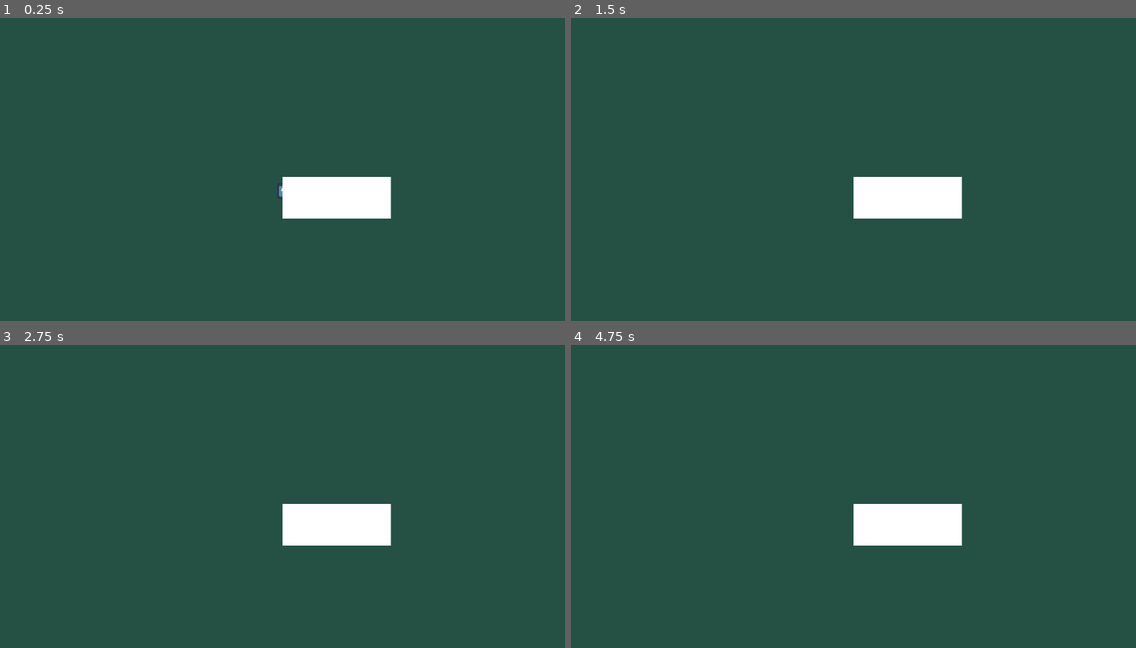
Above: before the commit, frames 1-4 (two rows, left to right).
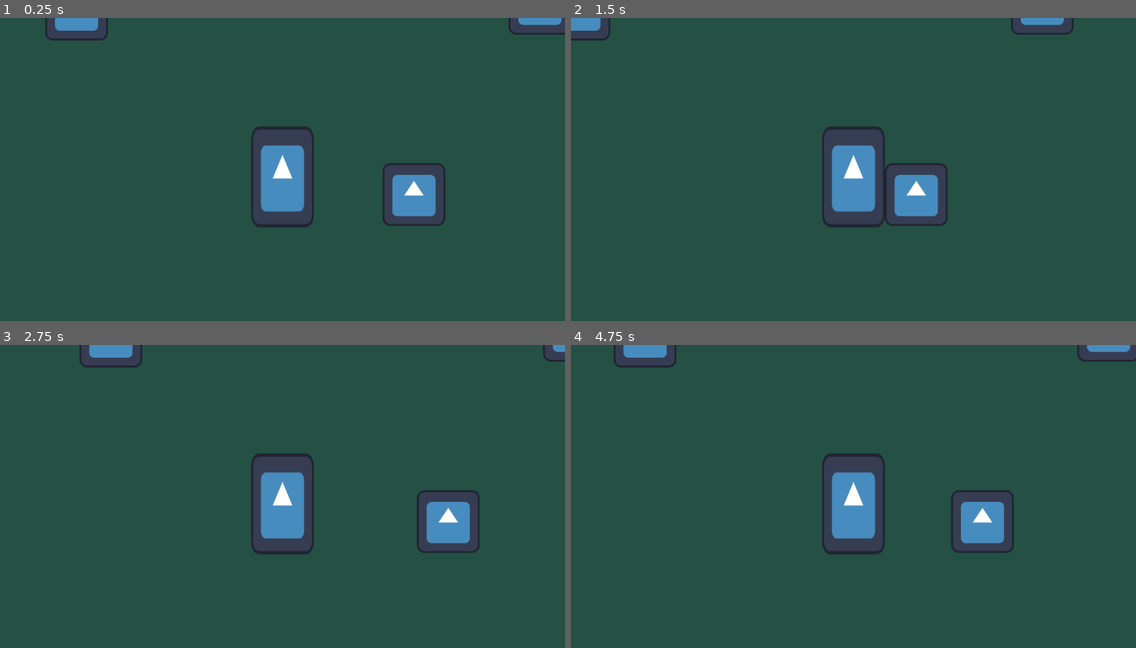
Above: after the commit, the same moments.

Repository: PierceFrancis/Godot-Final-Project
Game: Godot game, scene res://Scenes/main.tscn
The game is run twice, just before and just after one commit, with the same random seed, the same clock (stepped at 60 frames per second) and the same inputs. The engine's default icon, where the game draws it, is replaced by a stand-in: a white triangle on a blue panel in a dark square.
Inputs:
- Up to frame 1 (0.25 s): no input
- Up to frame 2 (1.5 s): tap Enter (ui_accept) at 0.5, 0.6, 0.77, 1.07, 1.35 s; hold Right (ui_right) from 0.53 s (still down)
- Up to frame 3 (2.75 s): tap Enter (ui_accept) at 1.52, 1.82, 2, 2.1 s; release Right (ui_right) at 2.03 s; hold Left (ui_left) from 2.03 s (still down)
- Up to frame 4 (4.75 s): release Left (ui_left) at 2.78 s; hold Right (ui_right) 2.78-4.28 s; tap Enter (ui_accept) at 2.85, 3.02, 3.32, 3.6, 3.77, 4.07, 4.25, 4.35, 4.52 s; hold Left (ui_left) from 4.28 s (still down)

The runs differ from the first frame. In frame 1, 6.3% of the frame differs, in the area x 8-100%, y 0-69%; in frame 2, 5.0%; in frame 3, 6.2%; in frame 4, 6.3%.

Commit message:
Top Down Movement and Collision

Diff:
--- a/Scenes/Player.tscn
+++ b/Scenes/Player.tscn
@@ -1,17 +1,22 @@
 [gd_scene load_steps=4 format=3 uid="uid://ecawa3jdj2h2"]
 
-[ext_resource type="Script" uid="uid://bgnsp1sf8ytk7" path="res://Scenes/Scripts/player.gd" id="1_kyqiw"]
+[ext_resource type="Script" uid="uid://bgnsp1sf8ytk7" path="res://Scripts/player.gd" id="1_kyqiw"]
 [ext_resource type="Texture2D" uid="uid://chhiqtgdyqsu7" path="res://icon.svg" id="1_rpqav"]
 
-[sub_resource type="CapsuleShape2D" id="CapsuleShape2D_qbkls"]
+[sub_resource type="RectangleShape2D" id="RectangleShape2D_kyqiw"]
+size = Vector2(126, 126.013725)
 
 [node name="CharacterBody2D" type="CharacterBody2D"]
 script = ExtResource("1_kyqiw")
 
 [node name="Sprite2D" type="Sprite2D" parent="."]
 position = Vector2(0, -8.34465e-07)
-scale = Vector2(0.15625001, 0.25)
+scale = Vector2(1, 1.603)
 texture = ExtResource("1_rpqav")
 
 [node name="CollisionShape2D" type="CollisionShape2D" parent="."]
-shape = SubResource("CapsuleShape2D_qbkls")
+position = Vector2(1, 3.8146973e-06)
+scale = Vector2(1, 1.603)
+shape = SubResource("RectangleShape2D_kyqiw")
+
+[node name="Camera2D" type="Camera2D" parent="."]
--- a/Scenes/main.tscn
+++ b/Scenes/main.tscn
@@ -1,20 +1,25 @@
-[gd_scene load_steps=2 format=3 uid="uid://vwdj0yaf5ar2"]
+[gd_scene load_steps=3 format=3 uid="uid://vwdj0yaf5ar2"]
 
 [ext_resource type="PackedScene" uid="uid://ecawa3jdj2h2" path="res://Scenes/Player.tscn" id="1_jjgbg"]
+[ext_resource type="PackedScene" uid="uid://6gf0flf0t48u" path="res://Scenes/static_body_2d.tscn" id="2_bo1nx"]
 
 [node name="Main" type="Node2D"]
 
-[node name="Camera2D" type="Camera2D" parent="."]
-
 [node name="ColorRect" type="ColorRect" parent="."]
-offset_left = -705.0
-offset_top = -408.0
-offset_right = 708.0
-offset_bottom = 440.0
+offset_left = -1572.0
+offset_top = -945.0
+offset_right = 1606.0
+offset_bottom = 984.0
 color = Color(0.14139813, 0.31891572, 0.26833078, 1)
+metadata/_edit_lock_ = true
 
 [node name="Player" parent="." instance=ExtResource("1_jjgbg")]
 
-[node name="ColorRect2" type="ColorRect" parent="."]
-offset_right = 221.0
-offset_bottom = 85.0
+[node name="StaticBody2D" parent="." instance=ExtResource("2_bo1nx")]
+position = Vector2(268, 36)
+
+[node name="StaticBody2D2" parent="." instance=ExtResource("2_bo1nx")]
+position = Vector2(-420, -342)
+
+[node name="StaticBody2D3" parent="." instance=ExtResource("2_bo1nx")]
+position = Vector2(525, -354)
--- /dev/null
+++ b/Scenes/static_body_2d.tscn
@@ -0,0 +1,15 @@
+[gd_scene load_steps=3 format=3 uid="uid://6gf0flf0t48u"]
+
+[ext_resource type="Texture2D" uid="uid://chhiqtgdyqsu7" path="res://icon.svg" id="1_78j07"]
+
+[sub_resource type="RectangleShape2D" id="RectangleShape2D_d3w87"]
+size = Vector2(127, 127)
+
+[node name="StaticBody2D" type="StaticBody2D"]
+
+[node name="Sprite2D" type="Sprite2D" parent="."]
+texture = ExtResource("1_78j07")
+
+[node name="CollisionShape2D" type="CollisionShape2D" parent="."]
+position = Vector2(-0.5, -0.5)
+shape = SubResource("RectangleShape2D_d3w87")
--- a/Scenes/Scripts/player.gd
+++ b/Scripts/player.gd
@@ -7,12 +7,12 @@
 
 func _physics_process(delta: float) -> void:
 	# Add the gravity.
-	if not is_on_floor():
-		velocity += get_gravity() * delta
+	#if not is_on_floor():
+		#velocity += get_gravity() * delta
 
 	# Handle jump.
-	if Input.is_action_just_pressed("ui_accept") and is_on_floor():
-		velocity.y = JUMP_VELOCITY
+	#if Input.is_action_just_pressed("ui_accept") and is_on_floor():
+		#velocity.y = JUMP_VELOCITY
 
 	# Get the input direction and handle the movement/deceleration.
 	# As good practice, you should replace UI actions with custom gameplay actions.
@@ -22,4 +22,10 @@
 	else:
 		velocity.x = move_toward(velocity.x, 0, SPEED)
 
+	var vertDirection := Input.get_axis("ui_up", "ui_down")
+	if vertDirection:
+		velocity.y = vertDirection * SPEED
+	else:
+		velocity.y = move_toward(velocity.y, 0, SPEED)
+
 	move_and_slide()
Renamed: Scenes/Scripts/player.gd.uid -> Scripts/player.gd.uid
